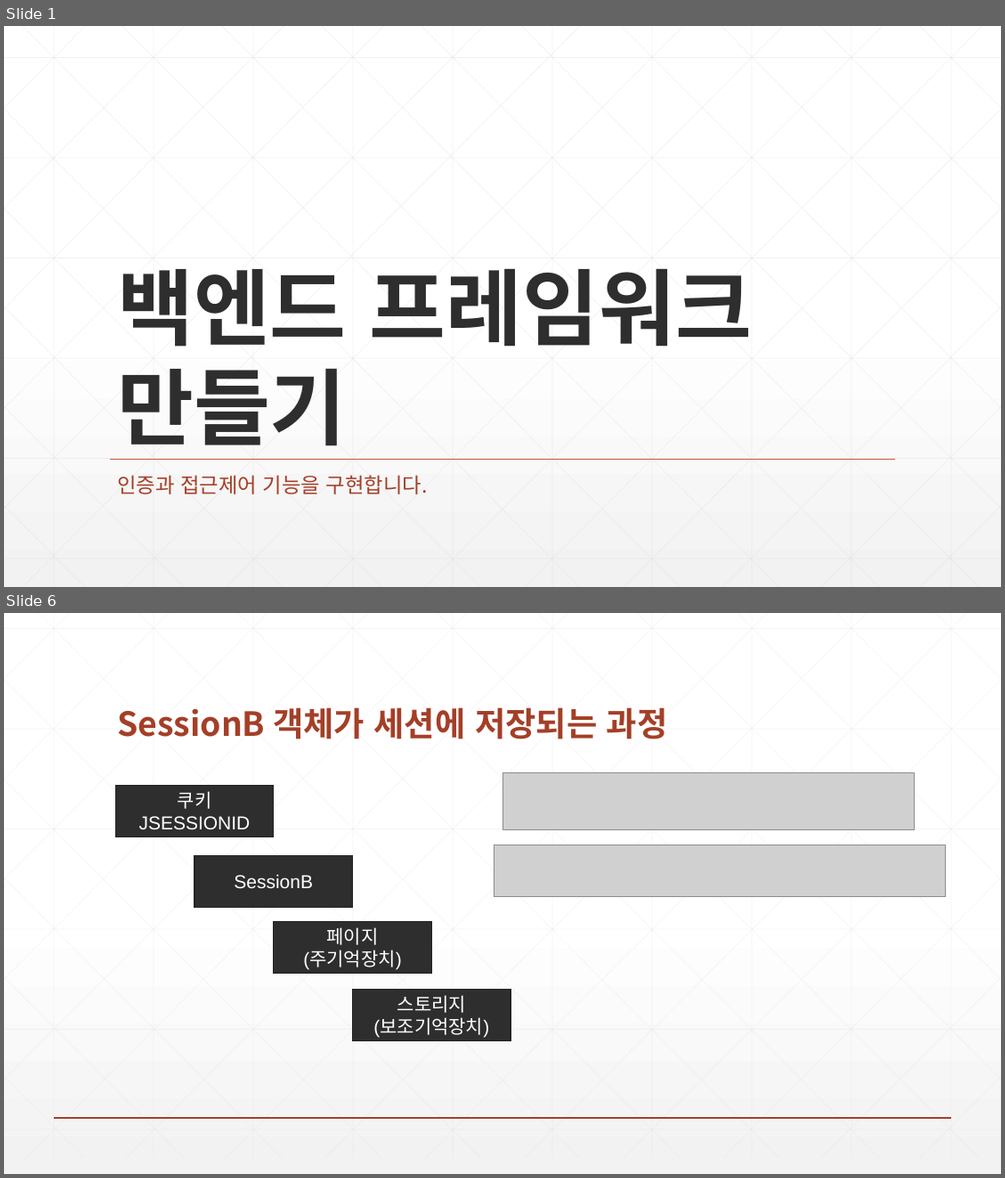
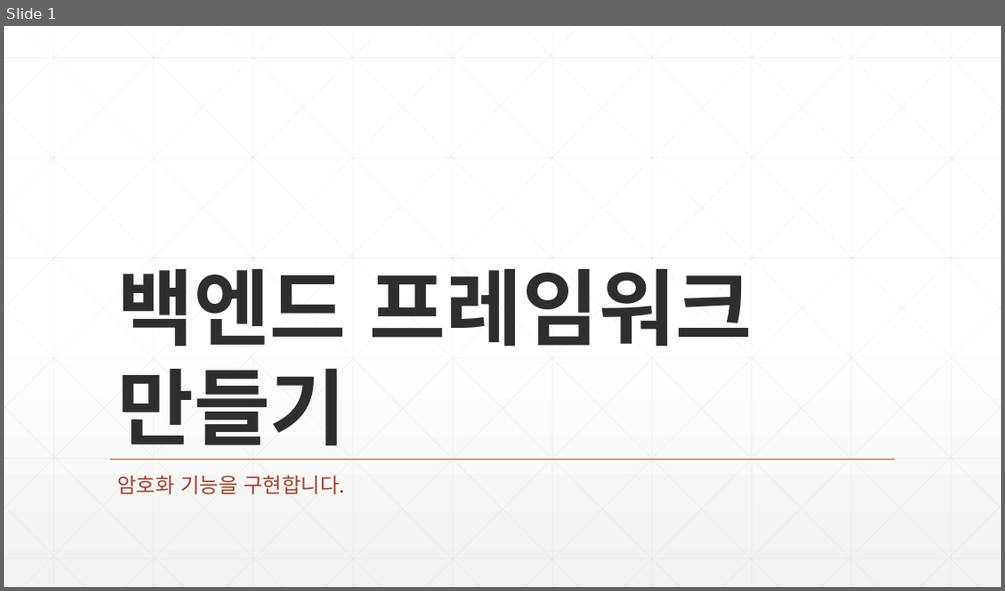
Before and after one commit to zeroshift01/code5, a slide deck: inflearn06/doc/교재.pptx. Shown one above the other, each under a label of ours: slides 1 and 6 before the commit, slide 1 after it; the slides between them are not shown. The pictures are 1005x1178 and 1005x591 pixels, drawn with LibreOffice and Linux fonts; fonts in the diff are those of the drawing; grey boxes stand for pictures. Boxes give left, top, right and bottom in pixels: in the first picture for what was removed or moved away, otherwise in the second. Text is boxed around its words. In the diff, an @@ line names an element or a change of style, - is before the commit and + after.

```diff
--- a/inflearn06/doc/교재.pptx
+++ b/inflearn06/doc/교재.pptx
@@ slide 6 removed at [4,613,1001,1174], background gradient #FFFFFF to #F2F2F2 @@
@@ title removed at [117,707,668,739] @@
-SessionB 객체가 세션에 저장되는 과정
@@ picture removed at [502,772,914,829] @@
@@ rectangle removed at [115,785,273,836] @@
-쿠키
-JSESSIONID
@@ picture removed at [494,844,946,896] @@
@@ rectangle removed at [194,855,353,907] @@
-SessionB
@@ rectangle removed at [273,922,431,973] @@
-페이지
-(주기억장치)
@@ rectangle removed at [353,989,510,1041] @@
-스토리지
-(보조기억장치)
@@ group removed at [4,613,1001,1159]: 46 lines @@
@@ line removed from (54, 1118) to (952, 1118) @@
@@ slide 1 changed as well @@
@@ subtitle at [117,475,345,494]: text changed @@
-인증과 접근제어 기능을 구현합니다.
+암호화 기능을 구현합니다.
```
Also in this commit, not shown: 6 slides added, 4 other slides removed.
